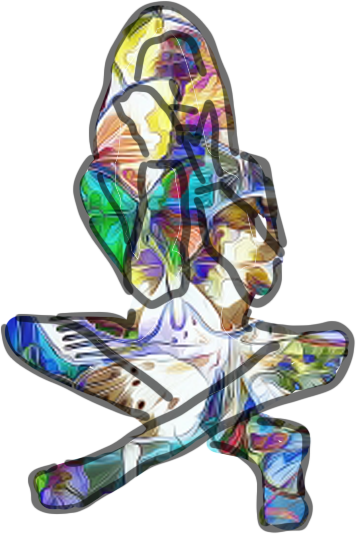
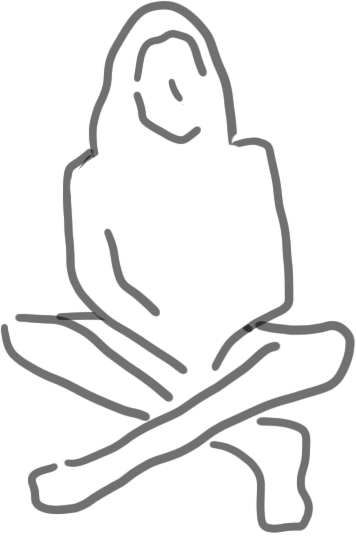
The second w=356, h=550 image is a revision of the first. Changes to its layers:
added layer "Layer 4 copy" above "Layer 1" over (x1=4, y1=5, x2=350, y2=531)
hid "Layer 2" over (x1=4, y1=5, x2=350, y2=531)
